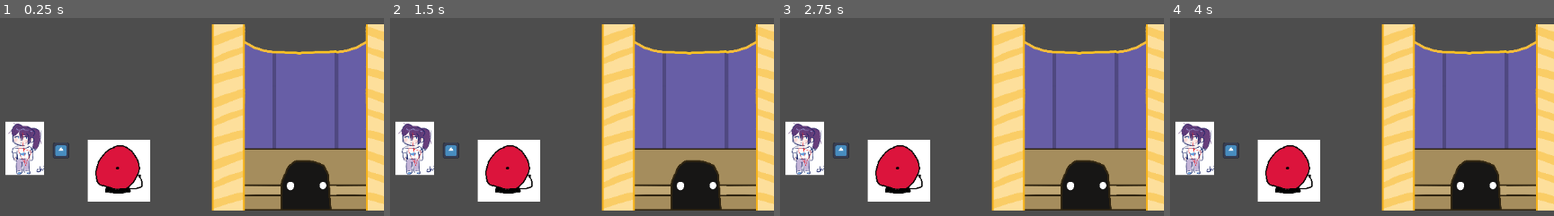
Above: before the commit, frames 1-4 (left to right).
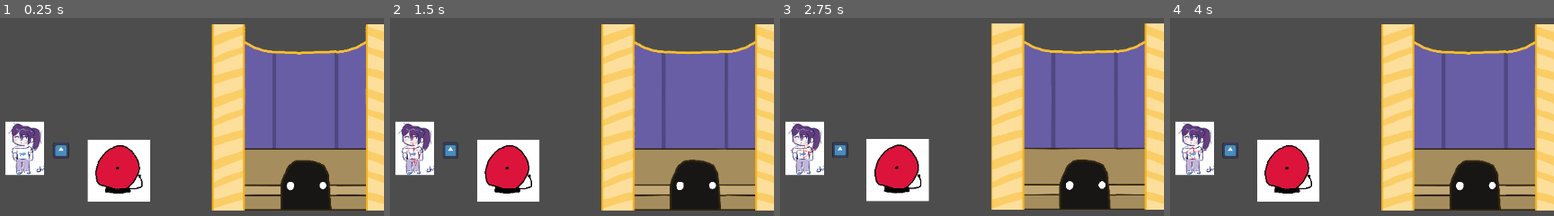
Above: after the commit, the same moments.

Repository: FlanOfFlans/acf-gamejam-25
Game: Godot game, scene res://assets/scenes/demo_world.tscn
Same seed, same stepped clock (60 frames per second), same inputs: the game is played once before the commit and once after it. The project has no main scene, so this scene is started directly. The engine's default icon, where the game draws it, is replaced by a stand-in: a white triangle on a blue panel in a dark square.
Inputs:
- Up to frame 1 (0.25 s): no input
- Up to frame 2 (1.5 s): tap Enter (pause, bound only after the commit) at 0.5 s; hold Right (ui_right) 0.53-1.28 s; tap X (interact) at 0.6, 1.35 s; hold Down (ui_down) from 1.28 s (still down)
- Up to frame 3 (2.75 s): release Down (ui_down) at 2.03 s; hold Right (ui_right) from 2.03 s (still down); tap X (interact) at 2.1 s
- Up to frame 4 (4 s): tap Space at 2.75 s; release Right (ui_right) at 2.78 s; hold Up (ui_up) 2.78-3.53 s; tap X (interact) at 2.85, 3.6 s; hold Left (ui_left) from 3.53 s (still down)

The runs differ from the first frame. In frame 1, less than 0.1% of the frame differs, in the area x 4-9%, y 57-75%; in frame 2, 2.3%; in frame 3, 5.6%, in the area x 2-100%, y 2-98%; in frame 4, 2.8%.
Error before the commit: Parse Error: Class "Player" hides a global script class. (res://player.gd:1)
Error after the commit: Attempt to call function 'instantiate' in base 'null instance' on a null instance. (res://src/player.gd:42)

Commit message:
Fixes various minor code issues

Diff:
--- a/assets/scenes/player.tscn
+++ b/assets/scenes/player.tscn
@@ -175,7 +175,6 @@
 
 [node name="Player" type="CharacterBody2D"]
 script = ExtResource("1_o5c66")
-speed = 800.0
 
 [node name="Sprite2D" type="Sprite2D" parent="."]
 texture = ExtResource("1_0hrit")
@@ -220,3 +219,6 @@
 [node name="CollisionShape2D" type="CollisionShape2D" parent="InteractionArea"]
 scale = Vector2(15, 15)
 shape = SubResource("RectangleShape2D_o5c66")
+
+[node name="MenuSlot" type="Node2D" parent="."]
+unique_name_in_owner = true
--- a/player.gd
+++ /dev/null
@@ -1,48 +0,0 @@
-class_name Player extends CharacterBody2D
-
-@onready var menuslot = $menuslot
-@onready var animation_player = %AnimationPlayer;
-@onready var interaction_area = %InteractionArea;
-@export var speed = 5.0; # Completely random number, TODO tune this
-
-var pausemenu = "res://assets/scenes/pause_menu.tscn"
-
-func _physics_process(delta: float) -> void:
-
-	if Input.is_action_just_pressed("pause"):
-		if GameDataManager.paused == true:
-			closethemenu()
-		else:
-			openthemenu()
-
-	var input = Input.get_vector("left", "right", "up", "down")
-	if GameDataManager.paused == false:
-		position += input * speed * delta
-	GameDataManager.playercoords = position
-	move_and_slide();
-
-func interact():
-	var areas = interaction_area.get_overlapping_areas();
-
-	var filtered_areas: Array[Area2D] = areas.filter(func (area: Area2D):
-			return area.is_in_group("interactable"));
-
-	for area in filtered_areas:
-		if not area.has_method("interact"):
-			continue;
-
-		area.call("interact", self);
-
-func closethemenu():
-	print("fechatesesamo")
-	for node in menuslot.get_children():
-		menuslot.call_deferred("remove_child", node)
-		node.queue_free()
-		GameDataManager.paused = false
-
-func openthemenu():
-	print("abretesesamo")
-	var scenemenu = load(pausemenu)
-	var instancemenu = scenemenu.instantiate()
-	menuslot.add_child(instancemenu)
-	GameDataManager.paused = true
--- a/project.godot
+++ b/project.godot
@@ -14,6 +14,10 @@
 config/features=PackedStringArray("4.4", "Forward Plus")
 config/icon="res://icon.svg"
 
+[autoload]
+
+GameDataManager="*res://game_data_manager.gd"
+
 [global_group]
 
 interactable=""
@@ -26,3 +30,9 @@
 , Object(InputEventKey,"resource_local_to_scene":false,"resource_name":"","device":-1,"window_id":0,"alt_pressed":false …(183 unchanged characters)…
 ]
 }
+pause={
+"deadzone": 0.2,
+"events": [Object(InputEventKey,"resource_local_to_scene":false,"resource_name":"","device":-1,"window_id":0,"alt_pressed":false,"shift_pressed":false,"ctrl_pressed":false,"meta_pressed":false,"pressed":false,"keycode":0,"physical_keycode":4194309,"key_label":0,"unicode":0,"location":0,"echo":false,"script":null)
+, Object(InputEventKey,"resource_local_to_scene":false,"resource_name":"","device":-1,"window_id":0,"alt_pressed":false,"shift_pressed":false,"ctrl_pressed":false,"meta_pressed":false,"pressed":false,"keycode":0,"physical_keycode":4194305,"key_label":0,"unicode":0,"location":0,"echo":false,"script":null)
+]
+}
--- a/src/player.gd
+++ b/src/player.gd
@@ -1,11 +1,21 @@
 class_name Player extends CharacterBody2D
 
+@onready var menuslot = %MenuSlot
 @onready var animation_player = %AnimationPlayer;
 @onready var interaction_area = %InteractionArea;
 @export var speed = 5.0; # Completely random number, TODO tune this
 
+var pausemenu = "res://assets/scenes/pause_menu.tscn"
+
 func _physics_process(_delta: float) -> void:
 	move_and_slide();
+	GameDataManager.playercoords = position
+
+	if Input.is_action_just_pressed("pause"):
+		if GameDataManager.paused == true:
+			closethemenu()
+		else:
+			openthemenu()
 
 func interact():
 	var areas = interaction_area.get_overlapping_areas();
@@ -18,3 +28,17 @@
 			continue;
 
 		area.call("interact", self);
+
+func closethemenu():
+	print("fechatesesamo")
+	for node in menuslot.get_children():
+		menuslot.call_deferred("remove_child", node)
+		node.queue_free()
+		GameDataManager.paused = false
+
+func openthemenu():
+	print("abretesesamo")
+	var scenemenu = load(pausemenu)
+	var instancemenu = scenemenu.instantiate()
+	menuslot.add_child(instancemenu)
+	GameDataManager.paused = true
Not shown: 1 places in assets/scenes/demo_world.tscn that only renumber resources
Not shown, removed: player.gd.uid
